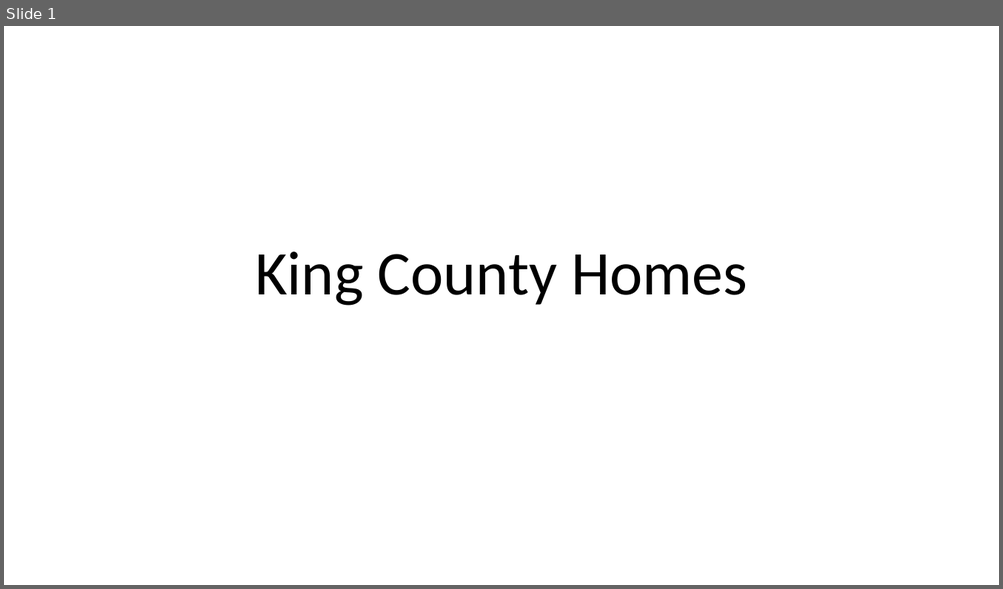
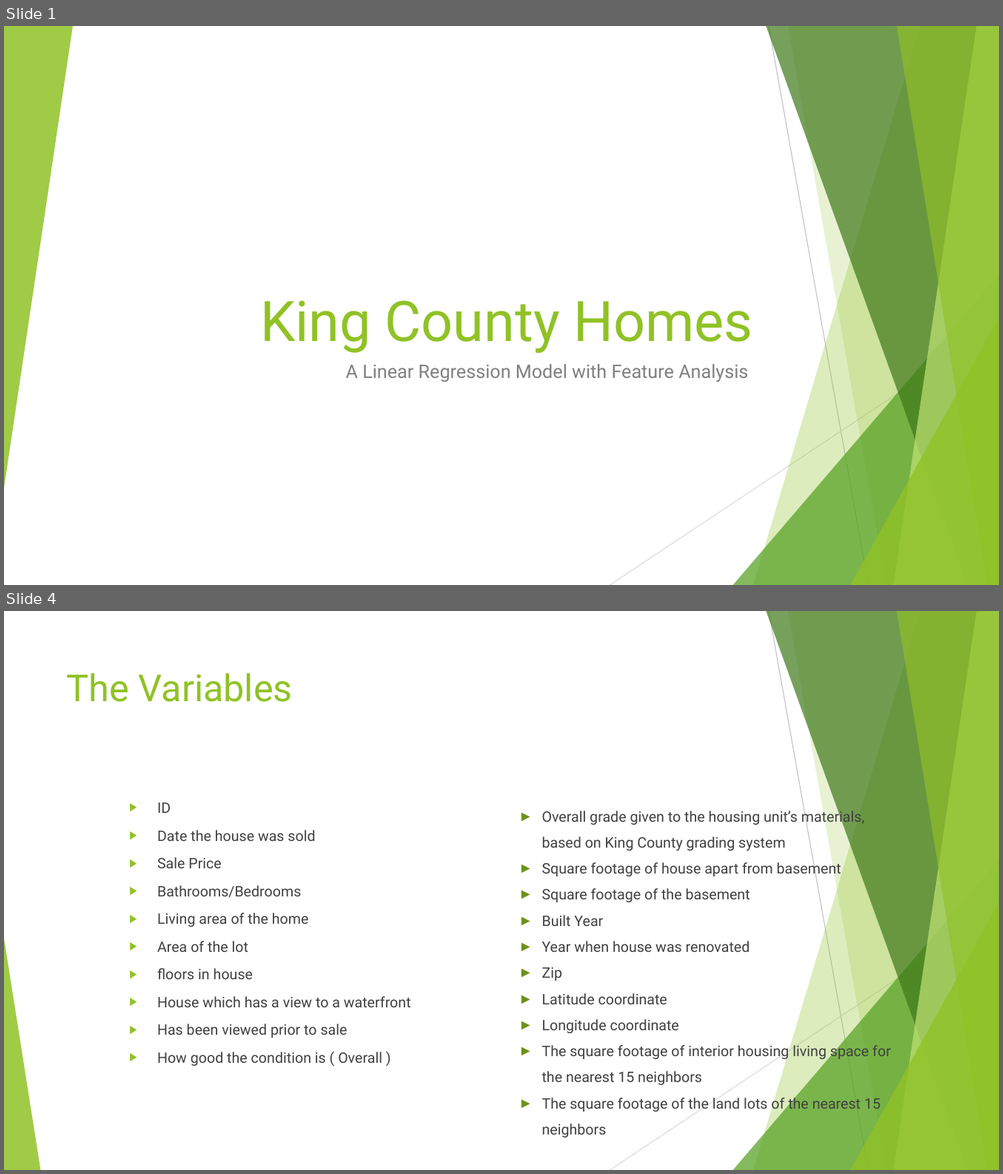
Before and after one commit to minthammock/dsc-mod-2-project-v2-1-onl01-dtsc-pt-041320, a slide deck: Non-Technical.pptx. Shown one above the other, each under a label of ours: slide 1 before the commit, slides 1 and 4 after it; the slides between them are not shown. The pictures are 1003x589 and 1003x1174 pixels, drawn with LibreOffice and Linux fonts; fonts in the diff are those of the drawing. Boxes give left, top, right and bottom in pixels: in the first picture for what was removed or moved away, otherwise in the second. Text is boxed around its words. In the diff, an @@ line names an element or a change of style, - is before the commit and + after.

```diff
--- a/Non-Technical.pptx
+++ b/Non-Technical.pptx
@@ slide 4 added at (4,611,999,1170), background #FFFFFF; not listed: 9 template elements that a slide beside it also shows @@
@@ title added at (67,673,293,702), 36 pt, text #90C226 @@
+The Variables
@@ text added at (157,803,411,1066), 14 pt, text #404040 @@
+▶ ID
+▶ Date the house was sold
+▶ Sale Price
+▶ Bathrooms/Bedrooms
+▶ Living area of the home
+▶ Area of the lot
+▶ floors in house
+▶ House which has a view to a waterfront
+▶ Has been viewed prior to sale
+▶ How good the condition is ( Overall )
@@ text added at (542,860,891,1138), 14 pt, text #404040 @@
+► Overall grade given to the housing unit’s materials, based on King County grading system
+► Square footage of house apart from basement
+► Square footage of the basement
+► Built Year
+► Year when house was renovated
+► Zip
+► Latitude coordinate
+► Longitude coordinate
+► The square footage of interior housing living space for the nearest 15 neighbors
+► The square footage of the land lots of the nearest 15 neighbors
@@ triangle added at (4,939,40,1170), fill #90C226 at 85% opacity @@
@@ slide 1 changed as well @@
@@ group added at (4,26,999,585): 5 freeform shapes, 3 triangles, 2 lines @@
@@ title "King County Homes": place and size @@
-title "King County Homes" at (255,252,747,306)
+title "King County Homes" at (260,301,753,353)
@@ title "King County Homes" at (260,301,753,353): size 60 to 54 pt, font Calibri to Roboto, text colour #000000 to #90C226; alignment centre to right; line spacing 0.9 to 1 @@
@@ subtitle added at (346,364,748,383), 18 pt, text #808080 @@
+A Linear Regression Model with Feature Analysis
```
Also in this commit, not shown: 1 other slide changed, 12 other slides added, 2 slides removed, 2 other files.
